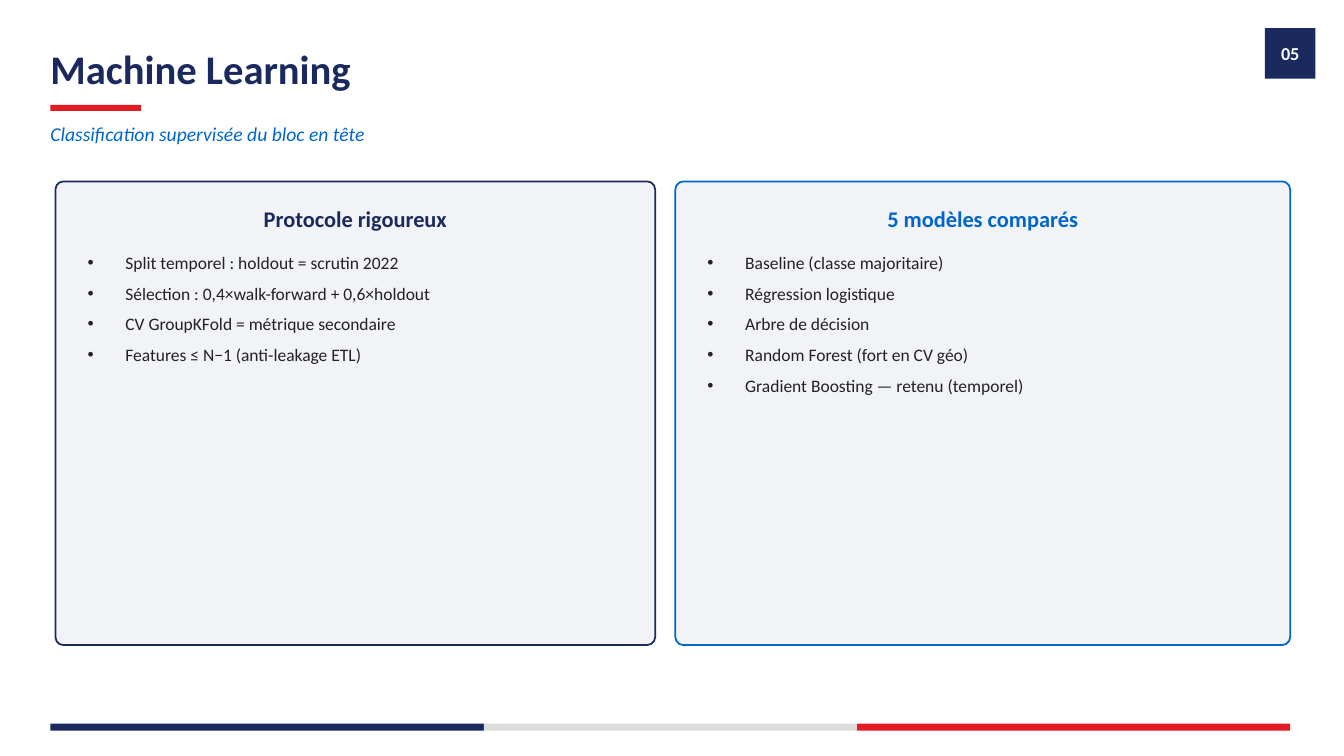
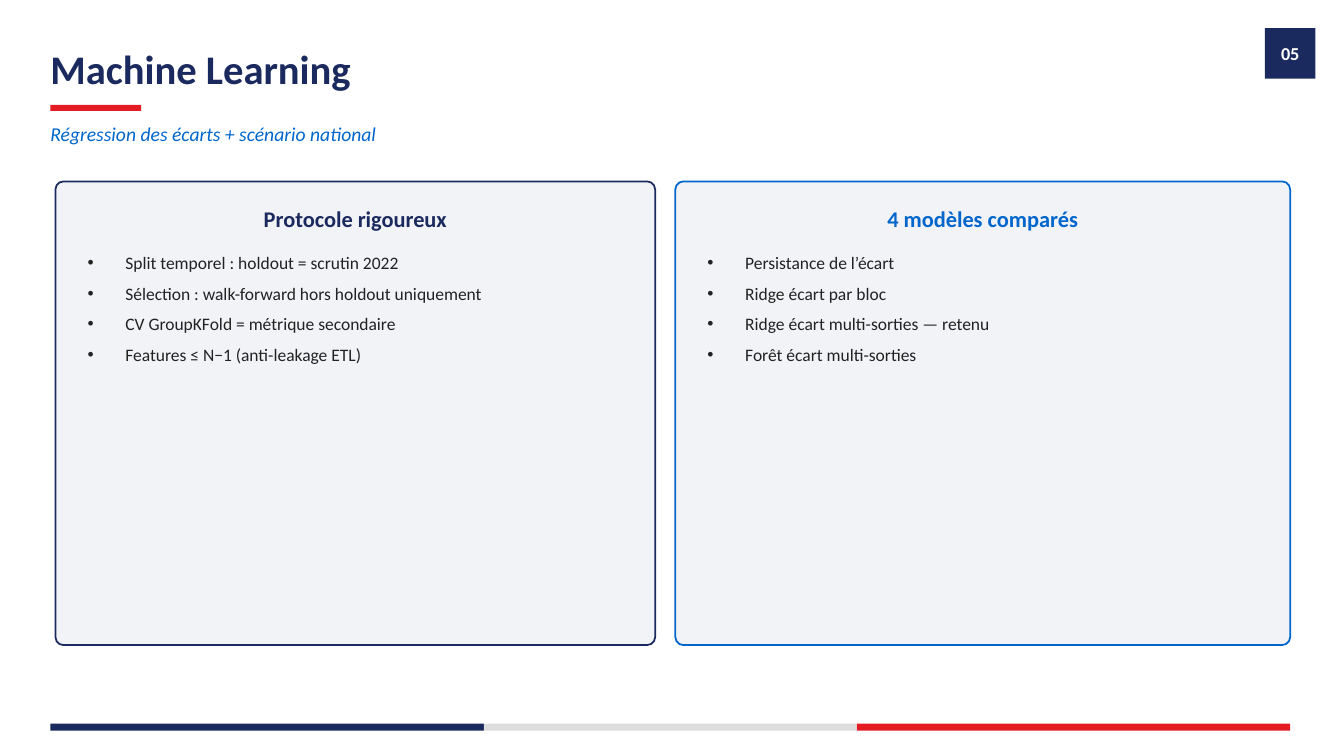
Before and after one commit to guilafont1/mspr-rattrapage, a slide deck: slide 9 of docs/livrables/Support_soutenance_POC_ElectioAnalytics.pptx. Drawn at 1344x756 pixels with LibreOffice and Linux fonts; fonts in the diff are those of the drawing. Boxes give left, top, right and bottom in pixels: in the first picture for what was removed or moved away, otherwise in the second. Text is boxed around its words. In the diff, an @@ line names an element or a change of style, - is before the commit and + after.

```diff
--- a/docs/livrables/Support_soutenance_POC_ElectioAnalytics.pptx
+++ b/docs/livrables/Support_soutenance_POC_ElectioAnalytics.pptx
@@ text at bbox=[50, 127, 376, 145]: text changed @@
-Classification supervisée du bloc en tête
+Régression des écarts + scénario national
@@ text at bbox=[887, 211, 1078, 231]: text changed @@
-5 modèles comparés
+4 modèles comparés
@@ text at bbox=[745, 257, 989, 361]: text changed @@
-• Baseline (classe majoritaire)
-• Régression logistique
-• Arbre de décision
-• Random Forest (fort en CV géo)
-• Gradient Boosting — retenu (temporel)
+• Persistance de l’écart
+• Ridge écart par bloc
+• Ridge écart multi-sorties — retenu
+• Forêt écart multi-sorties
@@ text at bbox=[125, 288, 482, 303]: text changed @@
-• Sélection : 0,4×walk-forward + 0,6×holdout
+• Sélection : walk-forward hors holdout uniquement
```
Also in this commit, not shown: 1 other slide changed, 6 other files.
